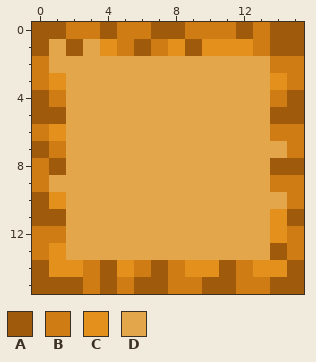
A pixel-art sprite gets an edit: SQGeneric2015/assets/minecraft/textures/models/pumpkin/block_pumpkin_bottom.png. Above is the file before it was changed.
The file is 16x16 pixels.
Palette (. is transparent): A #a05a0b  B #d07c14  C #e3901d  D #e3a64b
The same view after the edit:
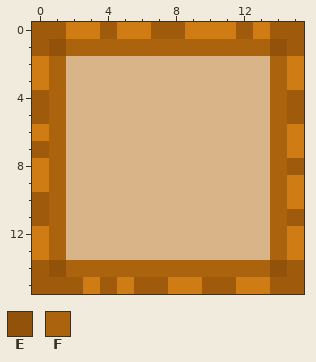
Colours new in this view: E #93520a  F #ac630e
Diff:
colour D: #e3a64b -> #d8b488
y 1: x 1..14 DADCBABCACCCBA -> EFFFFFFFFFFFFE
y 2: x 1 D -> F; x 14 B -> F
y 3: x 1 C -> F; x 14 C -> F
y 4: x 1 B -> F; x 14 B -> F
y 5: x 1 A -> F; x 14 A -> F
y 6: x 1 C -> F; x 14 B -> F
y 7: x 1 B -> F; x 14 D -> F
y 8: x 1 A -> F; x 14 A -> F
y 9: x 1 D -> F; x 14 B -> F
y 10: x 1 C -> F; x 14 D -> F
y 11: x 1 A -> F; x 14 C -> F
y 12: x 1 B -> F; x 14 C -> F
y 13: x 1 C -> F; x 14 A -> F
y 14: x 1..14 CCBACBABCCABCC -> EFFFFFFFFFFFFE
Changed places in both pictures, as pixel boxes (x1, y1, x2, y2):
changed: (49, 39, 287, 277)
